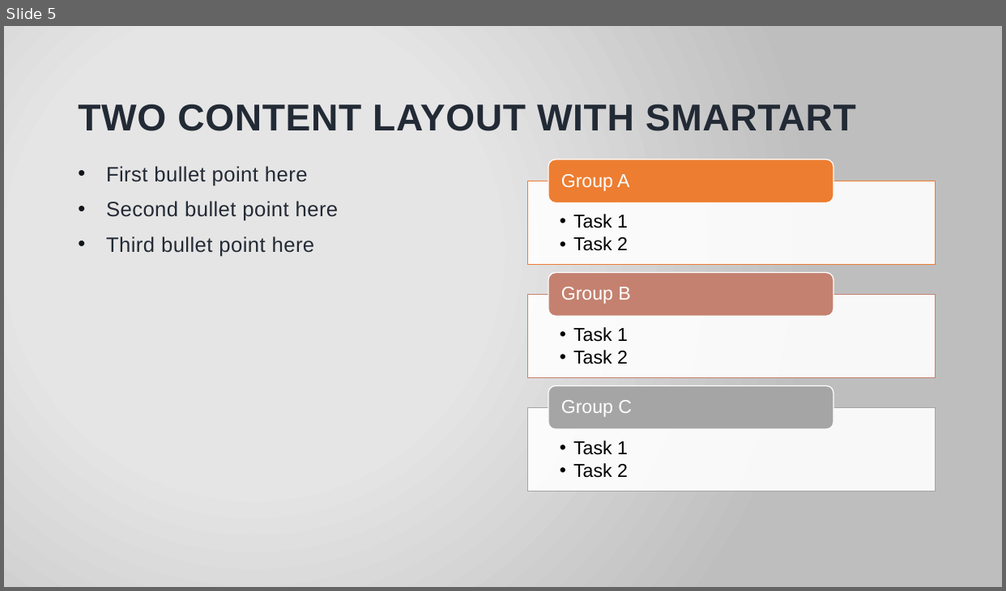
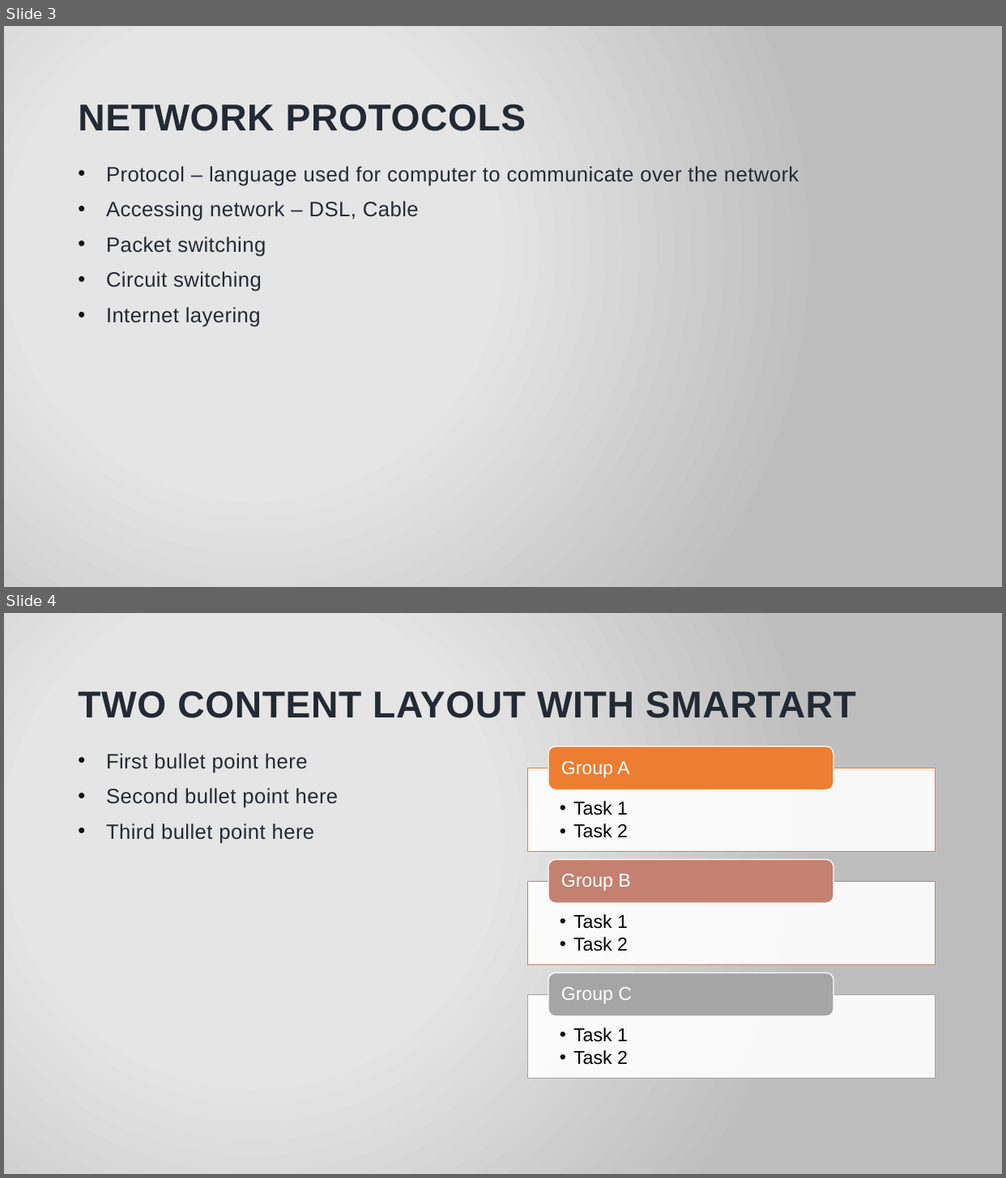
Before and after one commit to drickweed/course, a slide deck: Computer network/one - high level view.pptx. Shown one above the other, each under a label of ours: slide 5 before the commit, slides 3 and 4 after it. The pictures are 1006x591 and 1006x1178 pixels, drawn with LibreOffice and Linux fonts; fonts in the diff are those of the drawing; background and template pictures are left out. Boxes give left, top, right and bottom in pixels: in the first picture for what was removed or moved away, otherwise in the second. Text is boxed around its words. In the diff, an @@ line names an element or a change of style, - is before the commit and + after.

```diff
--- a/Computer network/one - high level view.pptx
+++ b/Computer network/one - high level view.pptx
@@ slide 3 added at bbox=[4, 26, 1002, 587], background picture (left out) @@
@@ title added at bbox=[78, 104, 526, 131], 36 pt, text #222A35, bold @@
+NETWORK PROTOCOLS
@@ text added at bbox=[106, 166, 799, 327], 20 pt, text #222A35 @@
+• Protocol – language used for computer to communicate over the network
+• Accessing network – DSL, Cable
+• Packet switching
+• Circuit switching
+• Internet layering
@@ what was slide 5 is now slide 4 @@
```
Also in this commit, not shown: 2 slides changed, 2 slides removed, 27 other files.
